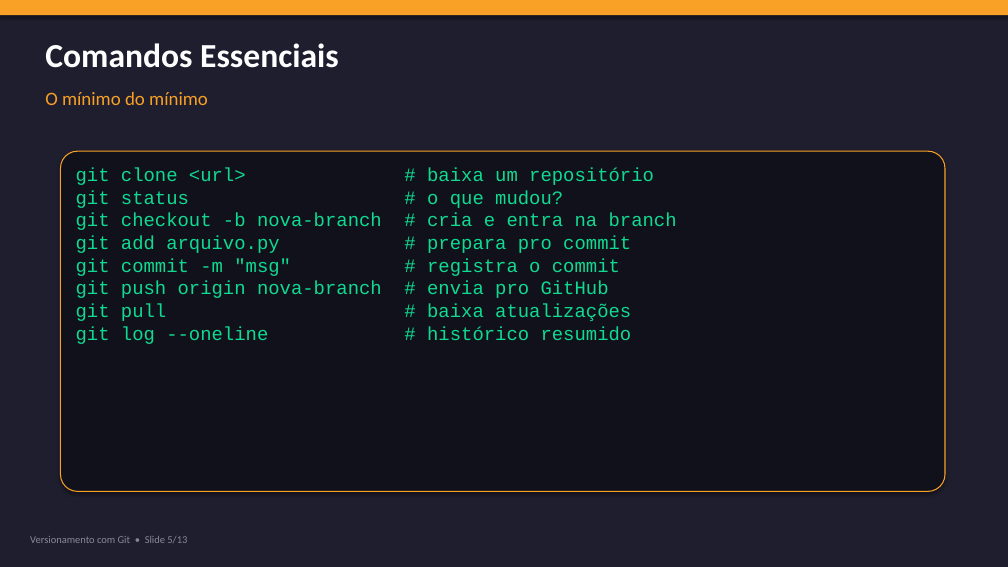
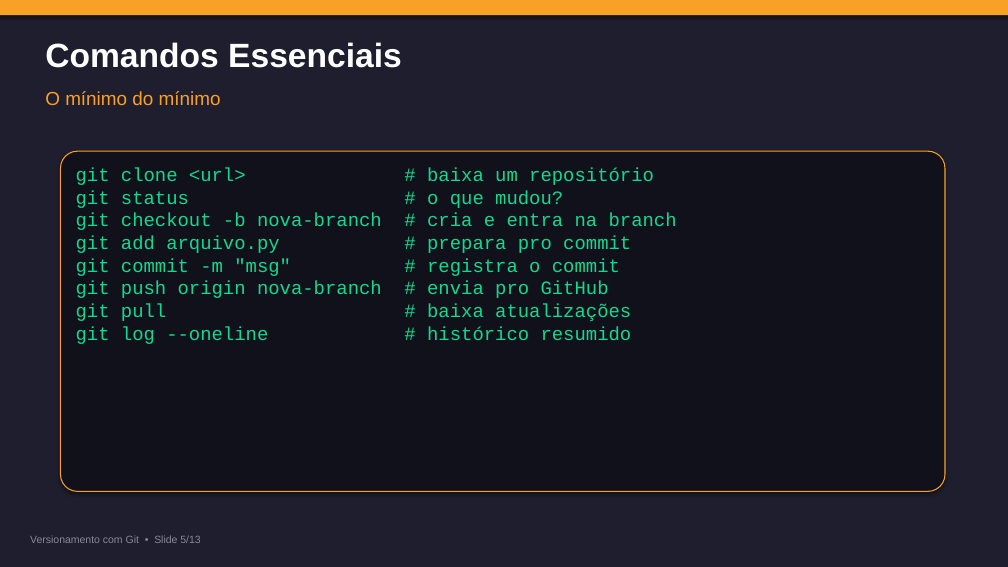
Before and after one commit to huyhian9-dotcom/git-demo-calculadora, a slide deck: slide 5 of slides/apresentacao.pptx. Drawn at 1008x567 pixels with LibreOffice and Linux fonts; fonts in the diff are those of the drawing. Boxes give left, top, right and bottom in pixels: in the first picture for what was removed or moved away, otherwise in the second. Text is boxed around its words. In the diff, an @@ line names an element or a change of style, - is before the commit and + after.

```diff
--- a/slides/apresentacao.pptx
+++ b/slides/apresentacao.pptx
@@ font Calibri to Arial in 3 elements at [45, 42, 402, 68], [45, 91, 221, 105], [30, 535, 200, 543] @@
```
Also in this commit, not shown: 12 other slides changed, 1 other file.
